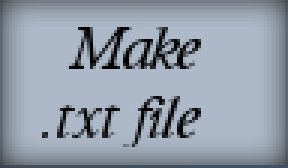
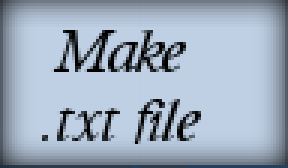
Comparing the layer stacks of the two 288 × 168 images. Changes:
painted on "Make ..." over left=42, top=27, right=201, bottom=147
painted on "smallButton.png" over left=0, top=0, right=288, bottom=168
